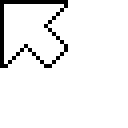
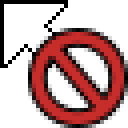
The second 128 x 128 image is a revision of the first. Changes to its layers:
added layer "Shape 2" above "Shape 1" over [32, 32, 124, 124]
hid "no" over [96, 112, 116, 128]
